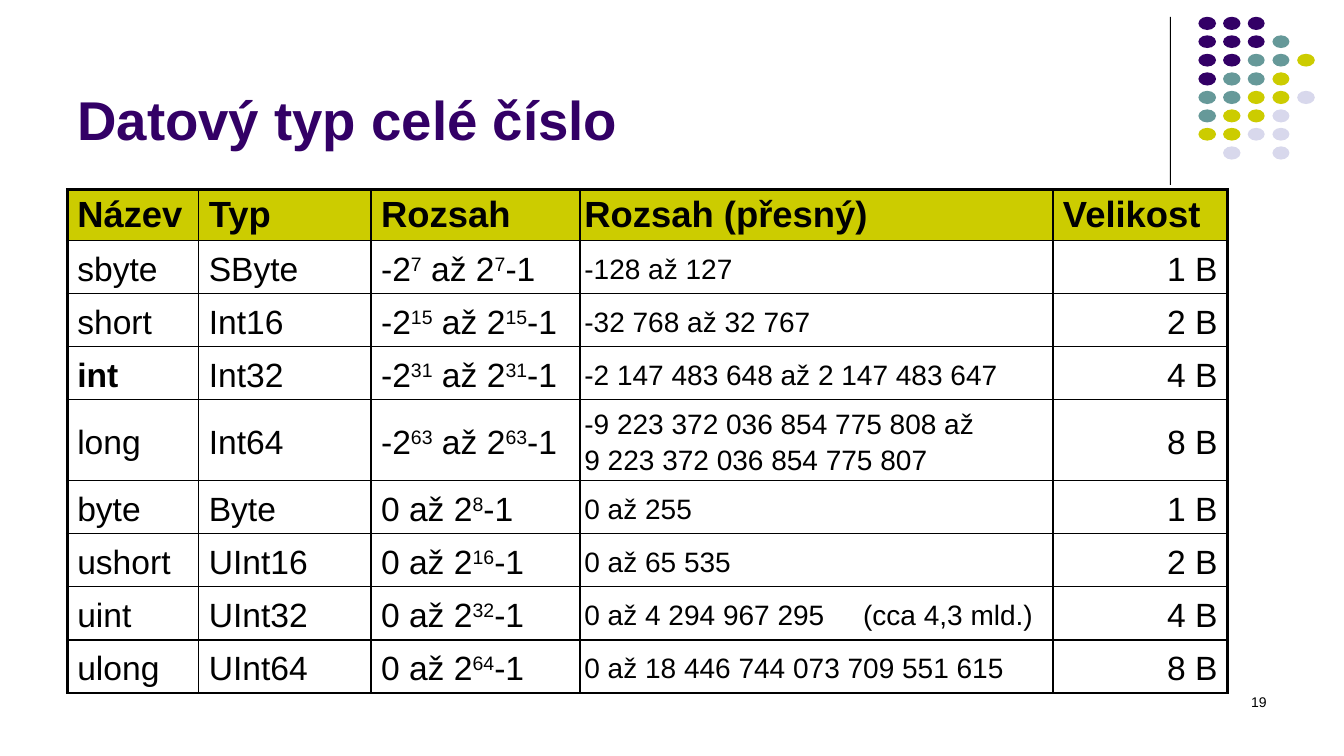
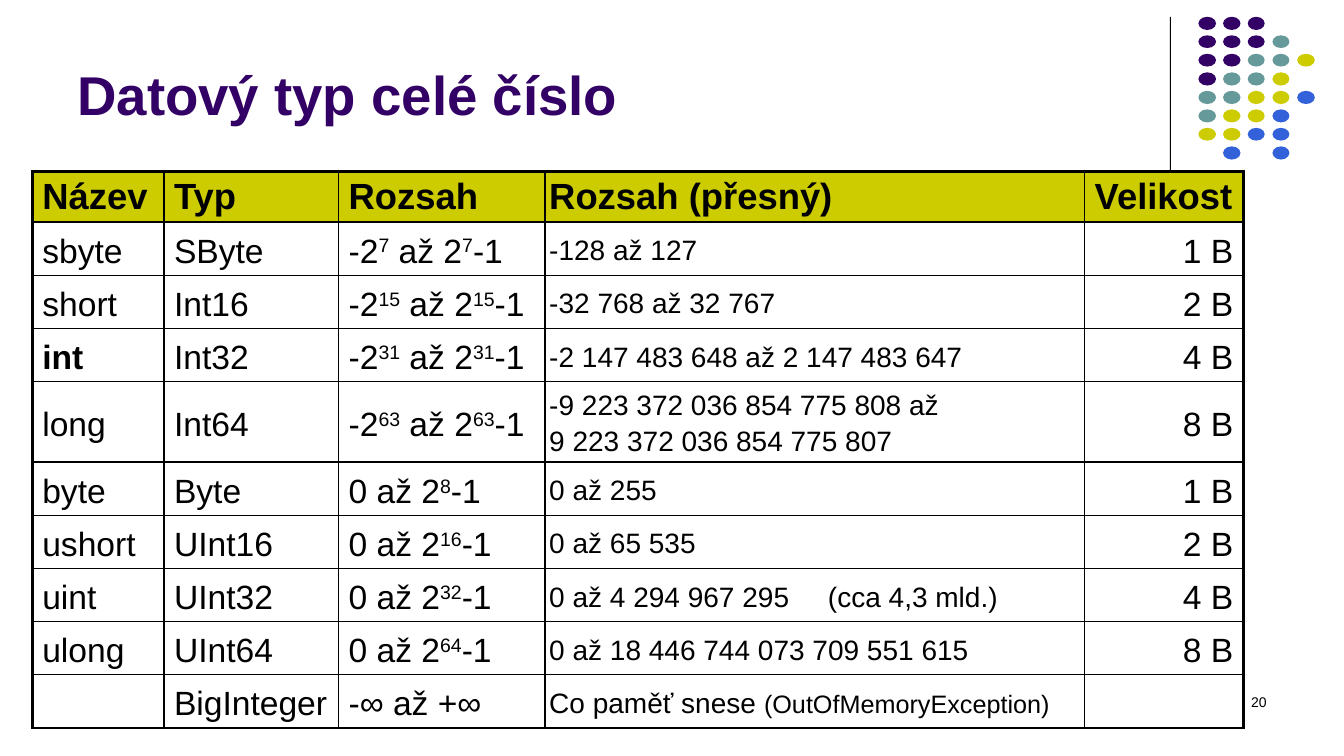
Before and after one commit to PetrVobornik/prednasky, a slide deck: slide 20 of Xamarin.Forms/01-OOP-a-NET/OOP-1-tridy.ppsx (slide 19 before the commit). Drawn at 1344x756 pixels with LibreOffice and Linux fonts; fonts in the diff are those of the drawing. Boxes give left, top, right and bottom in pixels: in the first picture for what was removed or moved away, otherwise in the second. Text is boxed around its words. In the diff, an @@ line names an element or a change of style, - is before the commit and + after.

```diff
--- a/Xamarin.Forms/01-OOP-a-NET/OOP-1-tridy.ppsx
+++ b/Xamarin.Forms/01-OOP-a-NET/OOP-1-tridy.ppsx
@@ title "Datový typ celé číslo": place and size @@
-title "Datový typ celé číslo" at [77,99,617,150]
+title "Datový typ celé číslo" at [77,74,617,126]
@@ fill #D8D8EC to #3261DA in 6 elements at [1298,91,1316,104], [1272,109,1290,122], [1248,128,1265,141], [1272,128,1290,141], [1223,146,1240,159], [1272,146,1290,159] @@
@@ table at [32,171,1243,736] @@
+row 10:  | BigInteger | -∞ až +∞ | Co paměť snese (OutOfMemoryException) | 
@@ table: place and size @@
-table at [68,190,1227,701]
+table at [32,171,1243,736]
@@ page number at [1251,697,1267,707]: text changed @@
-19
+20
```
Also in this commit, not shown: 25 other slides changed, 1 slide added, 1 slide removed, 5 other files.
